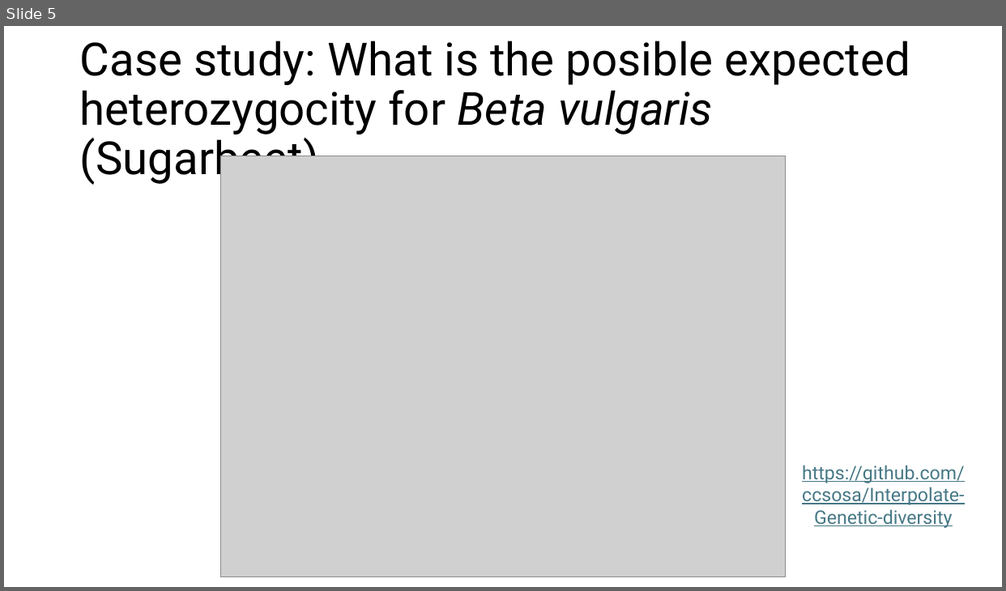
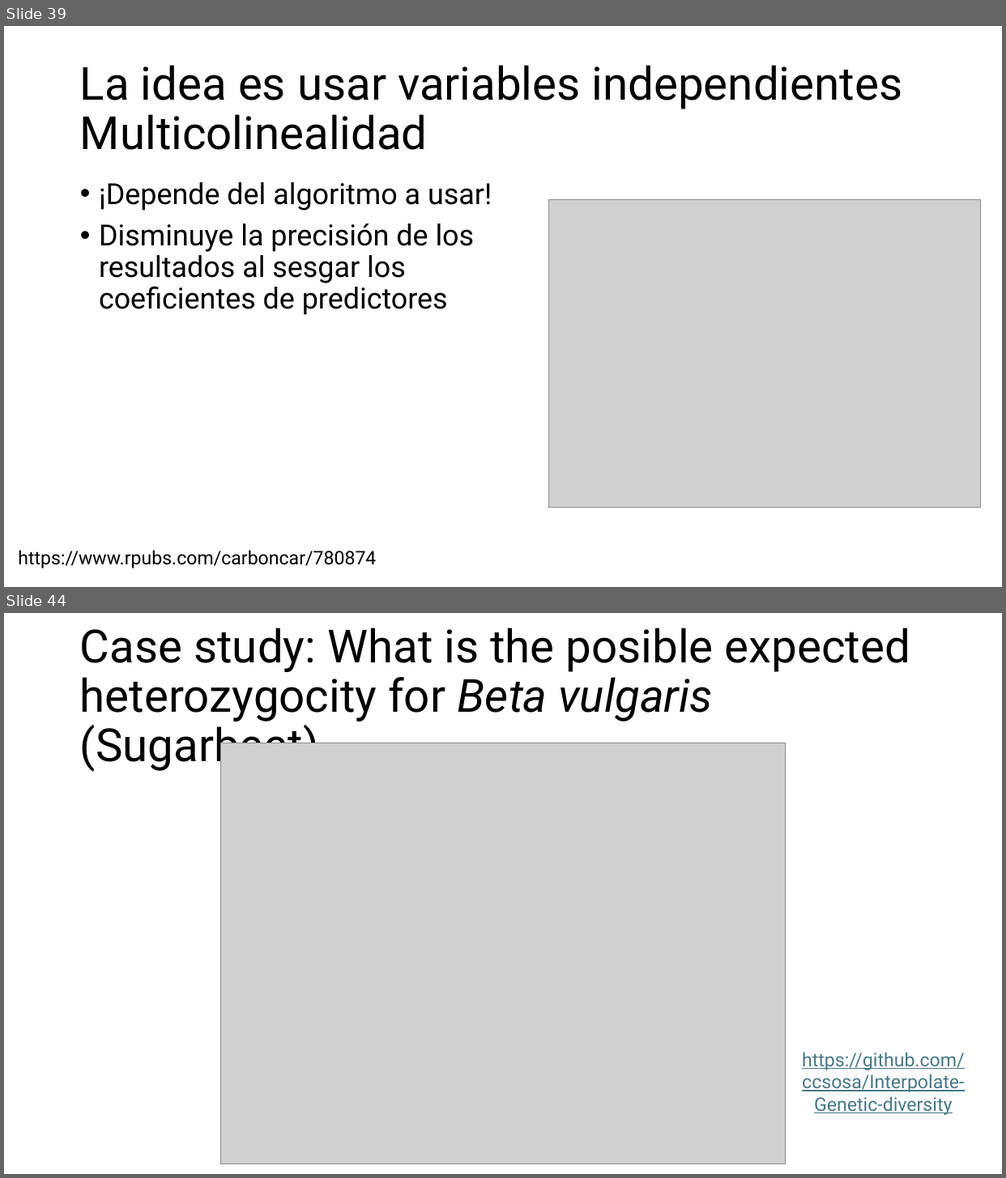
Before and after one commit to ccsosa/SDM_2026_2, a slide deck: 003_Machine_learning_R/Introduction to machine learning in R!.pptx. Shown one above the other, each under a label of ours: slide 5 before the commit, slides 39 and 44 after it; the slides between them are not shown. The pictures are 1006x591 and 1006x1178 pixels, drawn with LibreOffice and Linux fonts; fonts in the diff are those of the drawing; grey boxes stand for pictures. Boxes give left, top, right and bottom in pixels: in the first picture for what was removed or moved away, otherwise in the second. Text is boxed around its words. In the diff, an @@ line names an element or a change of style, - is before the commit and + after.

```diff
--- a/003_Machine_learning_R/Introduction to machine learning in R!.pptx
+++ b/003_Machine_learning_R/Introduction to machine learning in R!.pptx
@@ slide 39 added at [4,26,1002,587], background #FFFFFF @@
@@ title added at [80,65,902,150], 44 pt, text #000000 @@
+La idea es usar variables independientes
+Multicolinealidad
@@ text added at [99,182,492,315], 28 pt, text #000000 @@
+• ¡Depende del algoritmo a usar!
+• Disminuye la precisión de los resultados al sesgar los coeficientes de predictores
@@ picture added at [549,199,981,508] @@
@@ text added at [18,550,376,569], 18 pt, text #000000 @@
+https://www.rpubs.com/carboncar/780874
@@ what was slide 5 is now slide 44 @@
```
Also in this commit, not shown: 44 other slides added, 7 slides removed, 26 other files.
